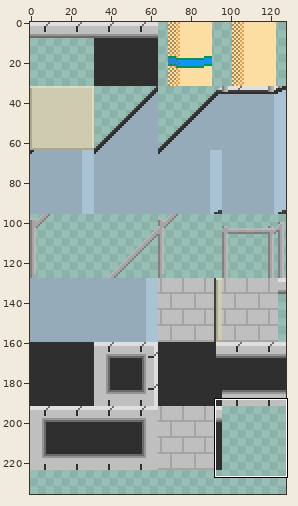
Pixel-art file, stored at assets/mall/tiles/tilemap.aseprite. The picture above shows the old version from afar; the outline marks the close-up.
Close-up. Earlier state:
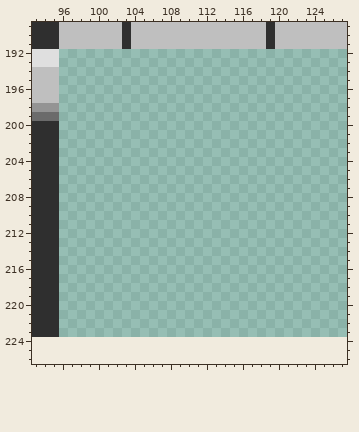
128x224 pixels, 1 frame. Colours within 5 levels of each other are drawn and written as one. Shown: x 93..127, y 189..226. The old version is drawn lined up with the new one, on the new canvas. The wide view leaves out empty margins. The commit also changed other parts of the picture, which this record leaves out.
The result:
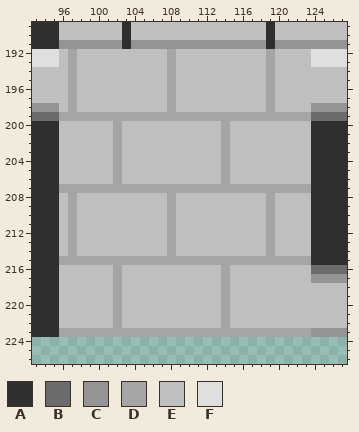
Palette (. is transparent): A #2f2f2f  B #6b6b6b  C #949494  D #a5a5a5  E #bfbfbf  F #dfdfdf
Diff:
canvas 128x224 -> 128x256
y 191: x 96..102 EEEEEEE -> CCCCCCC; x 104..118 EEEEEEEEEEEEEEE -> CCCCCCCCCCCCCCC; x 120..127 EEEEEEEE -> CCCCCCCC
y 192..193: x 96..127 ................................ -> EDEEEEEEEEEEDEEEEEEEEEEDEEEEFFFF
y 194..197: x 96..127 ................................ -> EDEEEEEEEEEEDEEEEEEEEEEDEEEEEEEE
y 198: x 96..127 ................................ -> EDEEEEEEEEEEDEEEEEEEEEEDEEEECCCC
y 199: x 96..127 ................................ -> DDDDDDDDDDDDDDDDDDDDDDDDDDDDBBBB
y 200..206: x 96..127 ................................ -> EEEEEEDEEEEEEEEEEEDEEEEEEEEEAAAA
y 207: x 96..127 ................................ -> DDDDDDDDDDDDDDDDDDDDDDDDDDDDAAAA
y 208..214: x 96..127 ................................ -> EDEEEEEEEEEEDEEEEEEEEEEDEEEEAAAA
y 215: x 96..127 ................................ -> DDDDDDDDDDDDDDDDDDDDDDDDDDDDAAAA
y 216: x 96..127 ................................ -> EEEEEEDEEEEEEEEEEEDEEEEEEEEEBBBB
y 217: x 96..127 ................................ -> EEEEEEDEEEEEEEEEEEDEEEEEEEEECCCC
y 218..222: x 96..127 ................................ -> EEEEEEDEEEEEEEEEEEDEEEEEEEEEEEEE
y 223: x 96..127 ................................ -> DDDDDDDDDDDDDDDDDDDDDDDDDDDDCCCC
Where, in picture pixels (left, top, right, bottom), the same in both close-ups:
changed: (59, 40, 347, 337)
